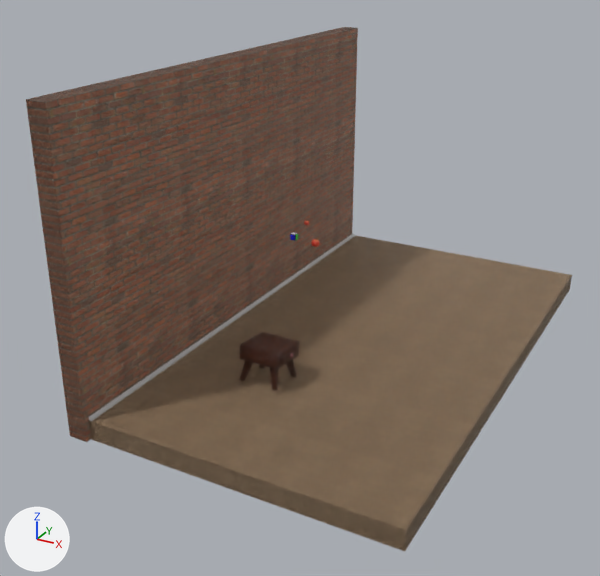
The Blender file WW6/table.blend, before and after one commit.
Rendered twice from a 50 mm lens placed at (18.0, -34.4, 18.3), pointed at (0.7, -2.8, 2.5). The axes (+X, +Y, +Z) are drawn at lower left. The lights are the same throughout. The first picture is the older version.

Before the edit, the objects in view are built like this:
```python
ob_apple1 = bpy.data.objects.new('Apple1', me_sphere_001)
ob_apple1.location = (1.7, -3.22, 5.12)
ob_apple1.rotation_euler = (-0.0261, 0.234, 0.255)  # degrees (-1.5, 13, 15)
ob_apple1.scale = (0.195, 0.195, 0.195)
ob_apple2 = bpy.data.objects.new('Apple2', me_sphere_003)
ob_apple2.location = (1.28, -3.26, 6.01)
ob_apple2.scale = (0.125, 0.125, 0.125)
ob_cube = bpy.data.objects.new('Cube', me_cube_002)
ob_cube.location = (1.18, -4.24, 5.66)
ob_cube.scale = (0.138, 0.138, 0.138)
ob_cube_001 = bpy.data.objects.new('Cube.001', me_cube_003)
ob_cube_001.location = (-4.3, -0.25, 5.54)
ob_cube_001.scale = (0.465, 12.8, 7.06)
ob_sphere = bpy.data.objects.new('Sphere', me_sphere)
ob_sphere.location = (1.11, -6.26, 0.7)
ob_sphere.rotation_euler = (-0.116, -0.000101, -0.000275)  # degrees (-6.6, 0, -0)
ob_sphere.scale = (0.107, 0.107, 0.107)
# also in view: 'Cube.002' at (3.2, 0.0, -1.1); 'Cube.003' at (-3.8, 0.0, -0.5)
```
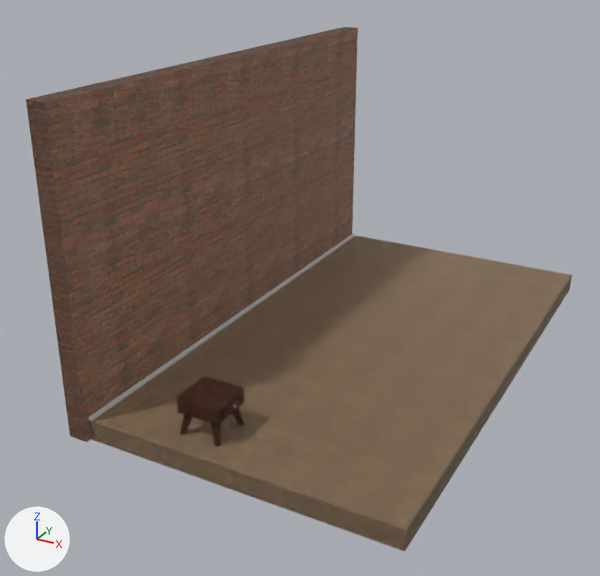
Changed parts and their boxes [x1, y1, x2, y2] in the pictures (600 x 576 px):
'Sphere', moved, turned
    before: [239, 332, 299, 391]
    after: [177, 376, 244, 447]
'Apple1', hidden
    before: [311, 239, 320, 247]
'Cube', hidden
    before: [290, 232, 298, 241]
'Apple2', hidden
    before: [304, 220, 310, 225]

Patch to the scene script:
```diff
--- a/WW6/table.blend.py
+++ b/WW6/table.blend.py
@@ ob_sphere @@
 ob_sphere = bpy.data.objects.new('Sphere', me_sphere)
-ob_sphere.location = (1.11, -6.26, 0.7)
-ob_sphere.rotation_euler = (-0.116, -0.000101, -0.000275)  # degrees (-6.6, 0, -0)
+ob_sphere.location = (1.11, -10.84, 0.59)
 ob_sphere.scale = (0.107, 0.107, 0.107)
@@ ob_cube @@
 ob_cube.scale = (0.138, 0.138, 0.138)
+ob_cube.hide_viewport = True
@@ ob_apple1 @@
 ob_apple1 = bpy.data.objects.new('Apple1', me_sphere_001)
-ob_apple1.location = (1.7, -3.22, 5.12)
+ob_apple1.location = (1.49, -3.22, 5.14)
 ob_apple1.rotation_euler = (-0.0261, 0.234, 0.255)  # degrees (-1.5, 13, 15)
 ob_apple1.scale = (0.195, 0.195, 0.195)
+ob_apple1.hide_render = True
@@ ob_apple2 @@
 ob_apple2 = bpy.data.objects.new('Apple2', me_sphere_003)
-ob_apple2.location = (1.28, -3.26, 6.01)
+ob_apple2.location = (1.25, -3.81, 5.09)
 ob_apple2.scale = (0.125, 0.125, 0.125)
+ob_apple2.hide_viewport = True
```
